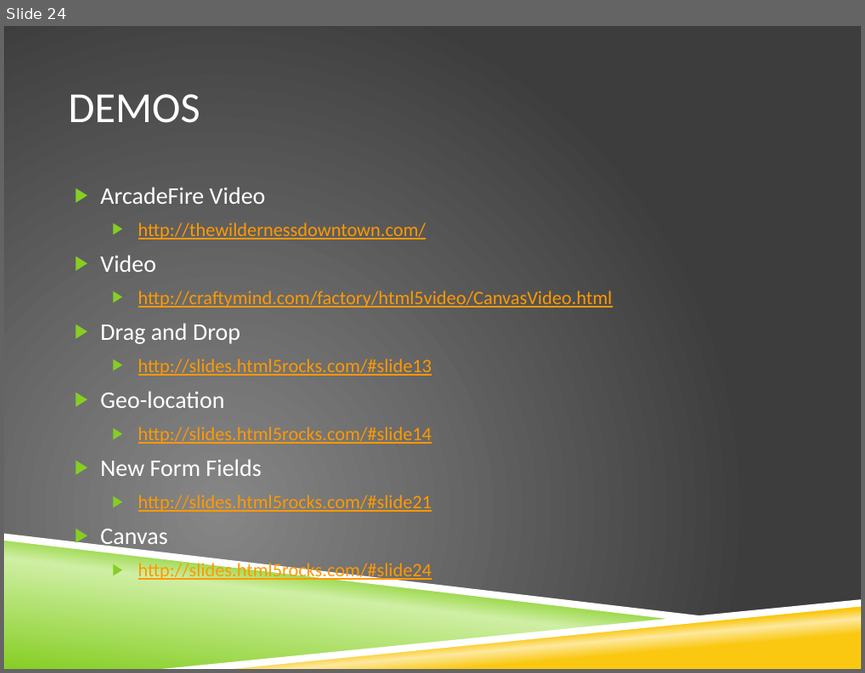
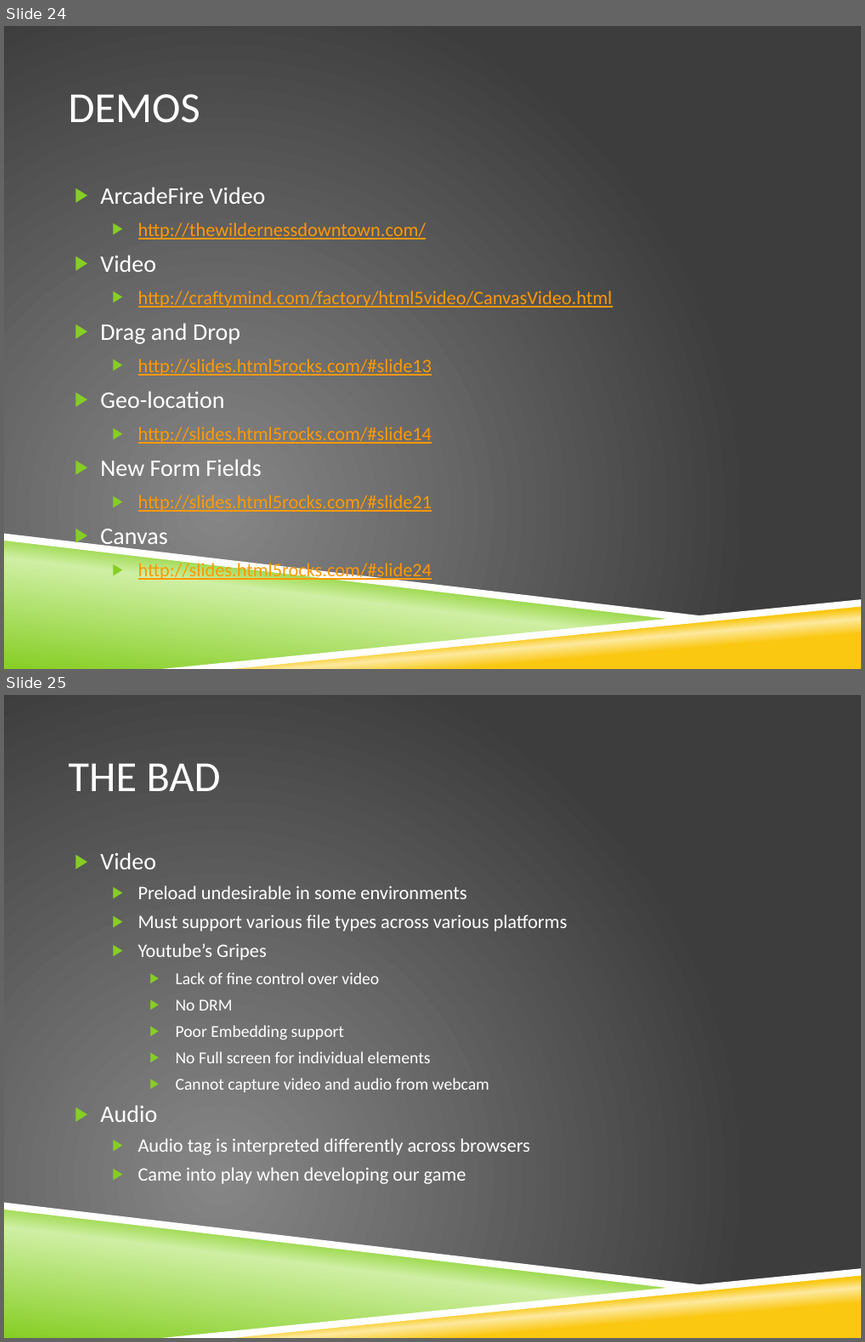
Before and after one commit to richardallred/523RPG, a slide deck: HTML 5.pptx. Shown one above the other, each under a label of ours: slide 24 before the commit, slides 24 and 25 after it. The pictures are 865x673 and 865x1342 pixels, drawn with LibreOffice and Linux fonts; fonts in the diff are those of the drawing; background and template pictures are left out. Boxes give left, top, right and bottom in pixels: in the first picture for what was removed or moved away, otherwise in the second. Text is boxed around its words. In the diff, an @@ line names an element or a change of style, - is before the commit and + after.

```diff
--- a/HTML 5.pptx
+++ b/HTML 5.pptx
@@ slide 25 added at box(4, 695, 861, 1338), background picture (left out); not listed: 4 template elements that a slide beside it also shows @@
@@ title added at box(69, 763, 221, 791), 36 pt, text #FFFFFF @@
+THE BAD
@@ text added at box(100, 852, 568, 1184), 16 pt, text #FFFFFF @@
+▶ Video
+  ▶ Preload undesirable in some environments
+  ▶ Must support various file types across various platforms
+  ▶ Youtube’s Gripes
+    ▶ Lack of fine control over video
+    ▶ No DRM
+    ▶ Poor Embedding support
+    ▶ No Full screen for individual elements
+    ▶ Cannot capture video and audio from webcam
+▶ Audio
+  ▶ Audio tag is interpreted differently across browsers
+  ▶ Came into play when developing our game
```
Also in this commit, not shown: 1 slide changed, 4 other slides added.
